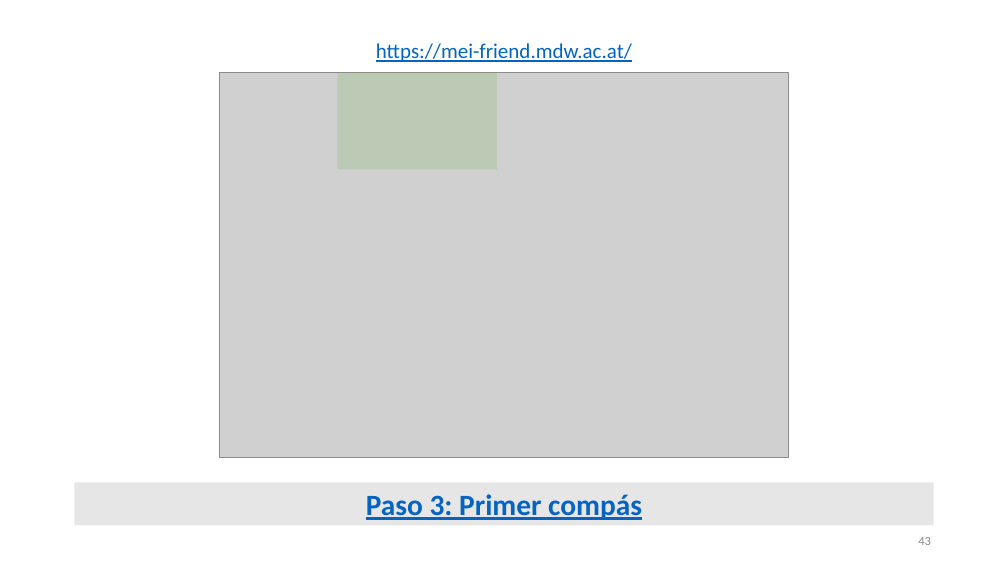
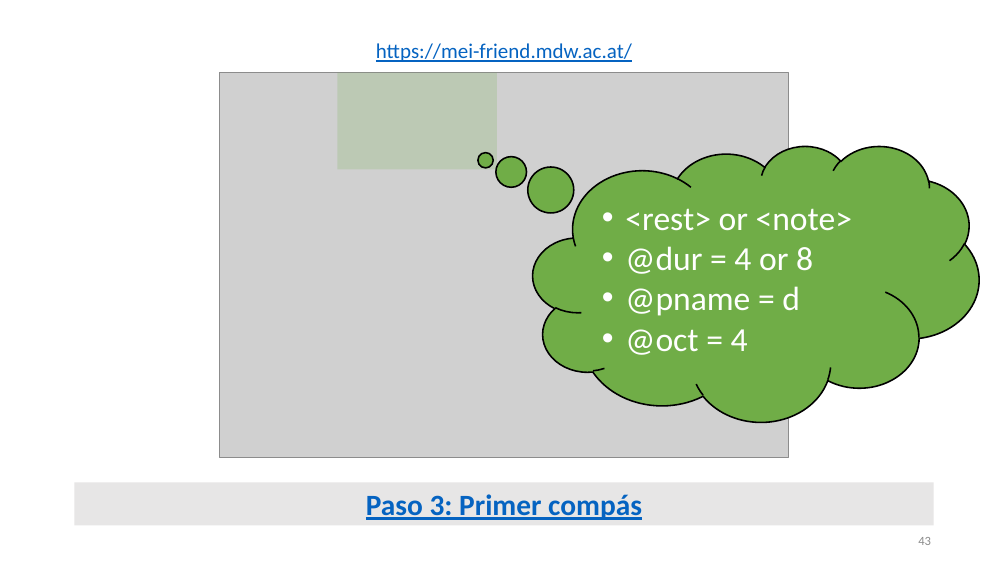
Before and after one commit to martha-thomae/Taller_de_codificacion_en_MEI, a slide deck: slide 43 of Taller_TEI2024_MThomae.pptx. Drawn at 1008x567 pixels with LibreOffice and Linux fonts; fonts in the diff are those of the drawing; grey boxes stand for pictures. Boxes give left, top, right and bottom in pixels: in the first picture for what was removed or moved away, otherwise in the second. Text is boxed around its words. In the diff, an @@ line names an element or a change of style, - is before the commit and + after.

```diff
--- a/Taller_TEI2024_MThomae.pptx
+++ b/Taller_TEI2024_MThomae.pptx
@@ thought cloud added at (533,146,979,422), fill #70AD47, outline #000000 1.5 pt, 32 pt, text #FFFFFF @@
+• <rest> or <note>
+• @dur = 4 or 8
+• @pname = d
+• @oct = 4
```
Also in this commit, not shown: 5 other slides changed.
